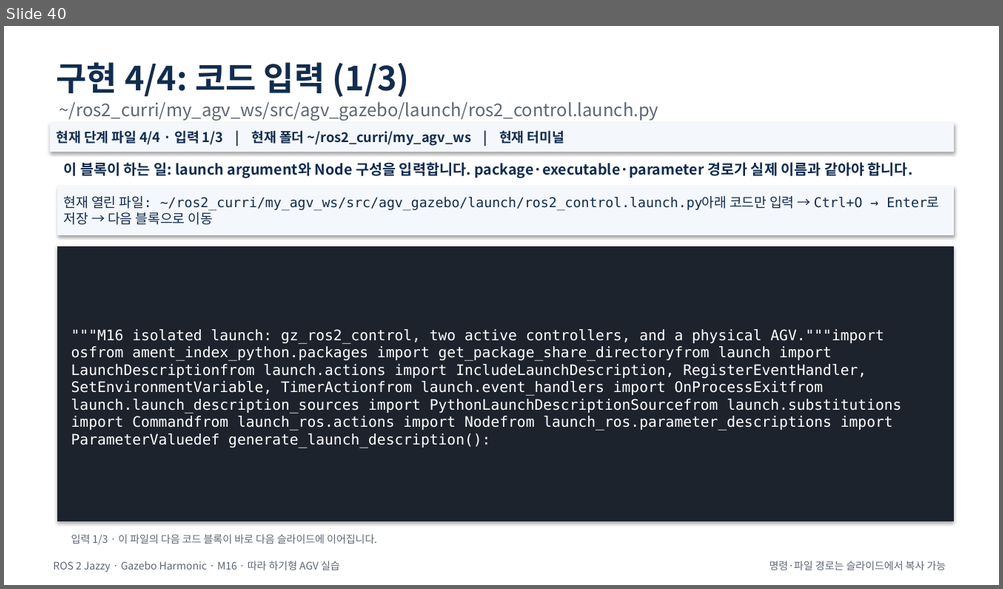
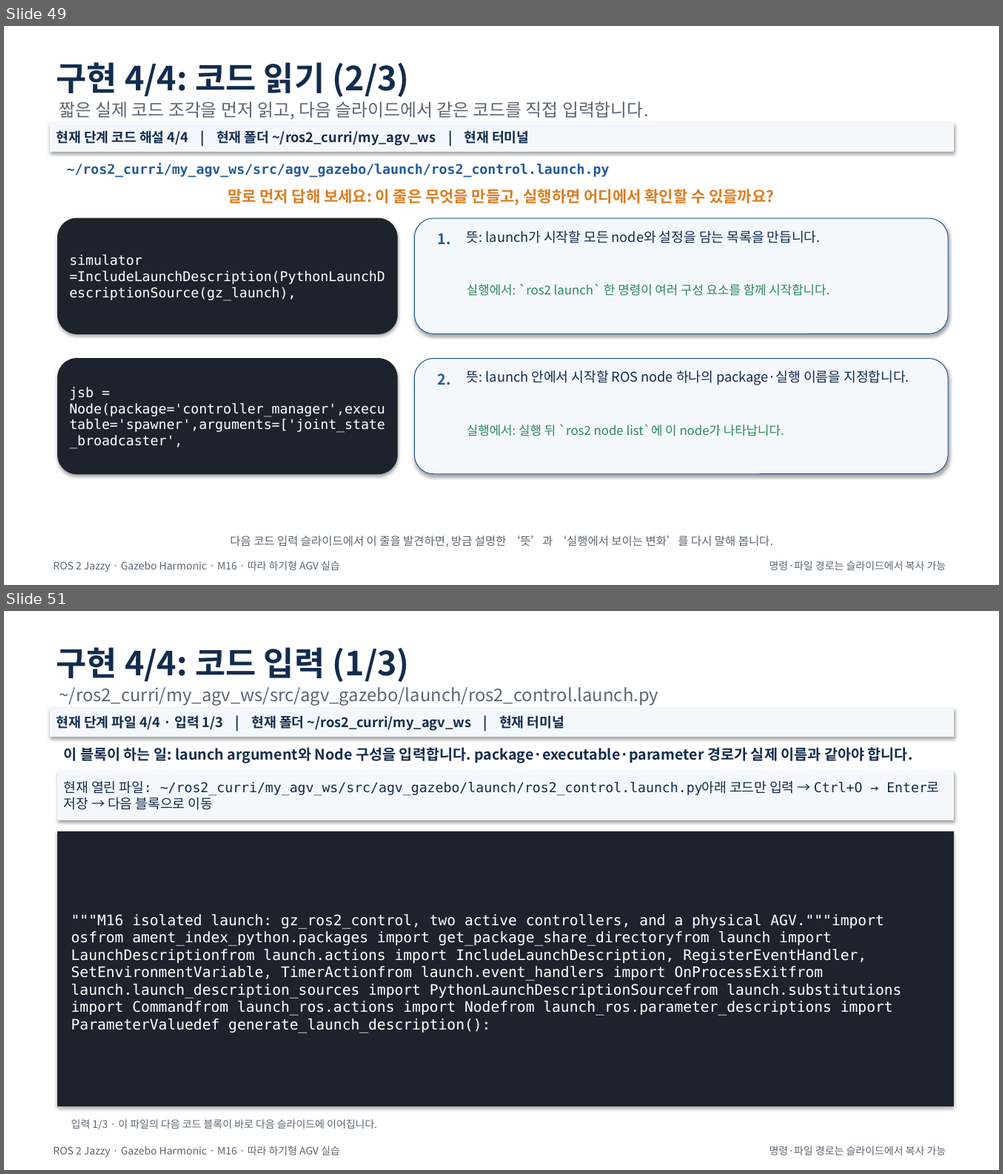
Before and after one commit to choimagon/ros2_curri, a slide deck: blocks/E_autonomy_logic/Block_E_M시리즈_통합_따라하기.pptx. Shown one above the other, each under a label of ours: slide 40 before the commit, slides 49 and 51 after it; the slides between them are not shown. The pictures are 1003x589 and 1003x1174 pixels, drawn with LibreOffice and Linux fonts; fonts in the diff are those of the drawing. Boxes give left, top, right and bottom in pixels: in the first picture for what was removed or moved away, otherwise in the second. Text is boxed around its words. In the diff, an @@ line names an element or a change of style, - is before the commit and + after.

```diff
--- a/blocks/E_autonomy_logic/Block_E_M시리즈_통합_따라하기.pptx
+++ b/blocks/E_autonomy_logic/Block_E_M시리즈_통합_따라하기.pptx
@@ slide 49 added at (x1=4, y1=26, x2=999, y2=585), background #FFFFFF @@
@@ text added at (x1=57, y1=62, x2=410, y2=97), 32 pt, text #122C4E, bold @@
+구현 4/4: 코드 읽기 (2/3)
@@ text added at (x1=60, y1=101, x2=649, y2=119), 17 pt, text #5C6672 @@
+짧은 실제 코드 조각을 먼저 읽고, 다음 슬라이드에서 같은 코드를 직접 입력합니다.
@@ rectangle added at (x1=51, y1=123, x2=953, y2=151), fill #F4F7FB, outline #F4F7FB 0.75 pt, 13 pt, text #122C4E, bold @@
+현재 단계 코드 해설 4/4 | 현재 폴더 ~/ros2_curri/my_agv_ws | 현재 터미널
@@ text added at (x1=67, y1=164, x2=609, y2=301), 13 pt, text #225B9B, bold @@
+~/ros2_curri/my_agv_ws/src/agv_gazebo/launch/ros2_control.launch.py
@@ text added at (x1=227, y1=189, x2=774, y2=205), 15 pt, text #DB7E22, bold @@
+말로 먼저 답해 보세요: 이 줄은 무엇을 만들고, 실행하면 어디에서 확인할 수 있을까요?
@@ rounded rectangle added at (x1=58, y1=218, x2=397, y2=334), fill #1D232D, outline #1D232D 0.75 pt, 13 pt, text #FFFFFF @@
+simulator =IncludeLaunchDescription(PythonLaunchDescriptionSource(gz_launch),
@@ rounded rectangle added at (x1=415, y1=218, x2=948, y2=334), fill #F4F7FB, outline #225B9B 0.75 pt @@
@@ text added at (x1=438, y1=233, x2=451, y2=245), 14 pt, text #225B9B, bold @@
+1.
@@ text added at (x1=466, y1=230, x2=820, y2=244), 13 pt, text #122C4E @@
+뜻: launch가 시작할 모든 node와 설정을 담는 목록을 만듭니다.
@@ text added at (x1=466, y1=284, x2=829, y2=296), 12 pt, text #2A8B5A @@
+실행에서: `ros2 launch` 한 명령이 여러 구성 요소를 함께 시작합니다.
@@ rounded rectangle added at (x1=58, y1=359, x2=397, y2=474), fill #1D232D, outline #1D232D 0.75 pt, 13 pt, text #FFFFFF @@
+jsb = Node(package='controller_manager',executable='spawner',arguments=['joint_state_broadcaster',
@@ rounded rectangle added at (x1=415, y1=359, x2=948, y2=474), fill #F4F7FB, outline #225B9B 0.75 pt @@
@@ text added at (x1=438, y1=374, x2=451, y2=386), 14 pt, text #225B9B, bold @@
+2.
@@ text added at (x1=466, y1=370, x2=908, y2=386), 13 pt, text #122C4E @@
+뜻: launch 안에서 시작할 ROS node 하나의 package·실행 이름을 지정합니다.
@@ text added at (x1=466, y1=424, x2=784, y2=437), 12 pt, text #2A8B5A @@
+실행에서: 실행 뒤 `ros2 node list`에 이 node가 나타납니다.
@@ text added at (x1=230, y1=536, x2=773, y2=548), 11 pt, text #5C6672 @@
+다음 코드 입력 슬라이드에서 이 줄을 발견하면, 방금 설명한 ‘뜻’과 ‘실행에서 보이는 변화’를 다시 말해 봅니다.
@@ text added at (x1=53, y1=561, x2=340, y2=572), 10 pt, text #5C6672 @@
+ROS 2 Jazzy · Gazebo Harmonic · M16 · 따라 하기형 AGV 실습
@@ text added at (x1=769, y1=561, x2=946, y2=571), 10 pt, text #5C6672 @@
+명령·파일 경로는 슬라이드에서 복사 가능
@@ what was slide 40 is now slide 51 @@
```
Also in this commit, not shown: 62 other slides added, 54 other files.
